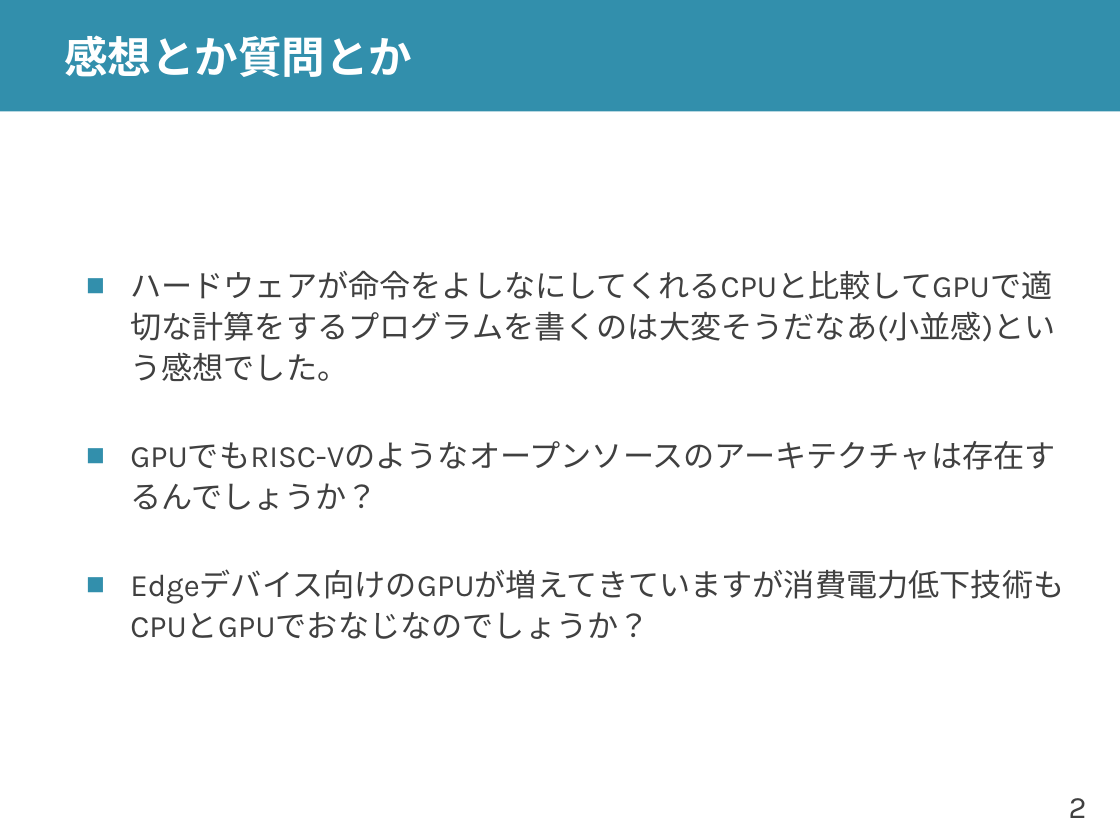
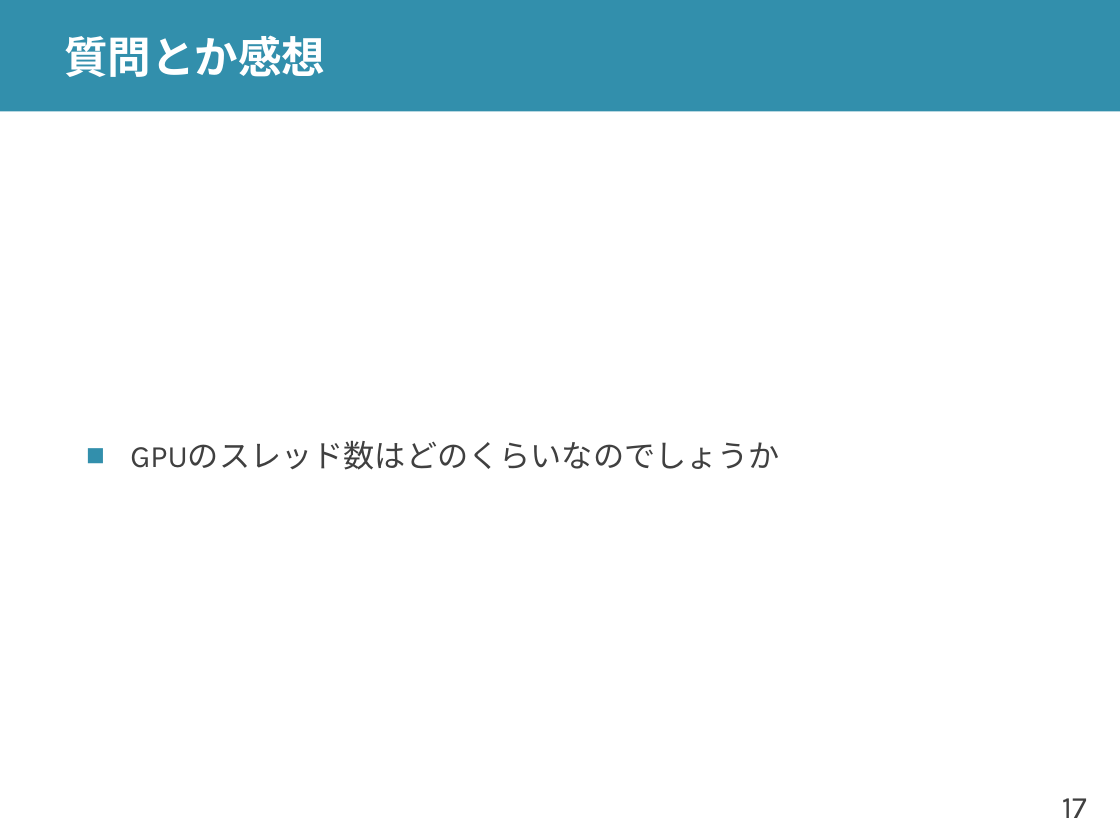
Before and after one commit to shioyadan/advanced-computer-organization, a slide deck: slide 17 of aco-shioya-12.pptx (slide 2 before the commit). Drawn at 1120x840 pixels with LibreOffice and Linux fonts; fonts in the diff are those of the drawing. Boxes give left, top, right and bottom in pixels: in the first picture for what was removed or moved away, otherwise in the second. Text is boxed around its words. In the diff, an @@ line names an element or a change of style, - is before the commit and + after.

```diff
--- a/aco-shioya-12.pptx
+++ b/aco-shioya-12.pptx
@@ title at <box>64,35,325,77</box>: text changed @@
-感想とか質問とか
+質問とか感想
@@ text at <box>130,441,780,470</box>: text changed @@
-■ ハードウェアが命令をよしなにしてくれるCPUと比較してGPUで適切な計算をするプログラムを書くのは大変そうだなあ(小並感)という感想でした。
-■ GPUでもRISC-Vのようなオープンソースのアーキテクチャは存在するんでしょうか？
-■ Edgeデバイス向けのGPUが増えてきていますが消費電力低下技術もCPUとGPUでおなじなのでしょうか？
+■ GPUのスレッド数はどのくらいなのでしょうか
@@ page number at <box>1062,798,1087,818</box>: text changed @@
-2
+17
```
Also in this commit, not shown: 10 other slides changed, 14 slides added, 1 slide removed, 2 other files.
